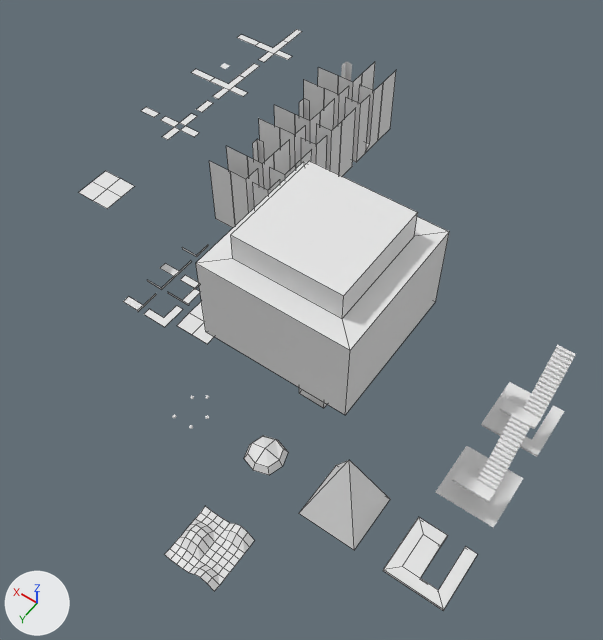
One commit to the Blender file blend_files/00template.blend: the scene before it, then after it.
Rendered twice from a camera (50 mm lens) standing at (-6.4, 13.9, 23.6) and looking at (3.6, -0.2, 1.5). The axes (+X, +Y, +Z) are drawn at lower left. The lights are the same throughout. Mesh edges are drawn as thin lines on the coarser meshes.

Before the edit, the objects in view are built like this:
```python
me_cube_002 = bpy.data.meshes.new('Cube.002')
me_cube_002.from_pydata(...)  # 81 vertices, 64 faces; spans x 0.0..2.0, y -2.0..0.0, z 2.6..3.05
me_cube_012 = bpy.data.meshes.new('Cube.012')
me_cube_012.from_pydata(...)  # 22 vertices, 14 faces; spans x 0.0..2.0, y -2.0..0.0, z 0.0..0.1
me_cube_013 = bpy.data.meshes.new('Cube.013')
me_cube_013.from_pydata([(0.0, -0.3, 0.0), (1.0, -0.3, 0.0), (0.0, -0.3, 3.0), (1.0, -0.3, 3.0)], [], [(2, 3, 1, 0)])
ob_brook_bed = bpy.data.objects.new('BROOK_BED', me_cube_002)
ob_brook_bed.location = (1.0, 8.0, -4.0)
ob_stair_down = bpy.data.objects.new('STAIR_DOWN', me_cube_012)
ob_stair_down.location = (-5.0, 5.0, 0.0)
ob_wall_waemem = bpy.data.objects.new('WALL_WAEMEM', me_cube_013)
ob_wall_waemem.location = (9.0, -3.0, 0.0)
# also in view: 'WALL_EMWAFL' at (7.7, -10.5, 1.5); 'RAMP' at (-1.0, 4.0, 1.5); 'WALL_EMFLFL' at (7.7, -7.5, 1.5); 'WALL_FLEMEM' at (8.5, -3.7, 1.5); 'STAIR_UPDOWN' at (-4.0, -2.0, 1.5)
```
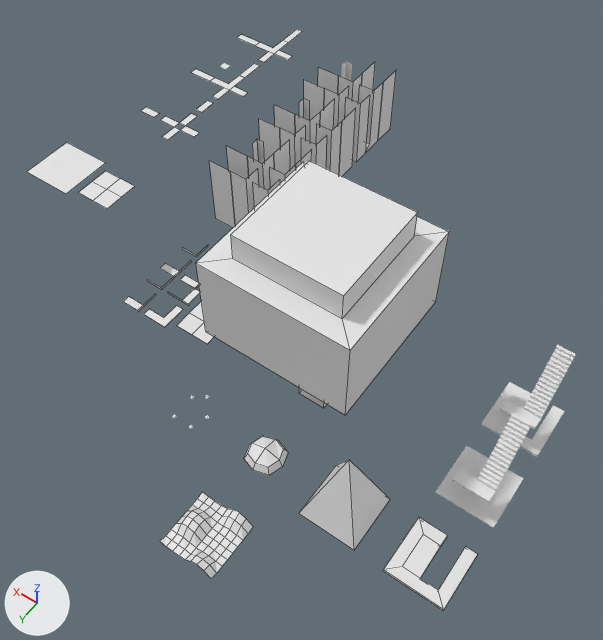
Edits to the bpy script that builds the scene:
```text
Add me_plane_025:
    me_plane_025.from_pydata([(2.0, -2.0, 3.0), (0.0, -2.0, 3.0), (2.0, 0.0, 3.0), (0.0, 0.0, 3.0)], [], [(2, 0, 1, 3)])
Change ob_brook_bed:
    ob_brook_bed.location: (1.0, 8.0, -4.0) -> (1.0, 8.0, -3.0)
Add ob_ceiling_none:
    ob_ceiling_none = bpy.data.objects.new('CEILING_NONE', me_plane_025)
    ob_ceiling_none.location = (13.0, 1.0, 0.0)
```

Changed parts and their boxes [x1, y1, x2, y2] in the pictures (603 x 640 px):
'BROOK_BED', moved
    before: [164, 506, 254, 591]
    after: [160, 492, 253, 579]
'CEILING_NONE', added
    after: [27, 142, 105, 194]
